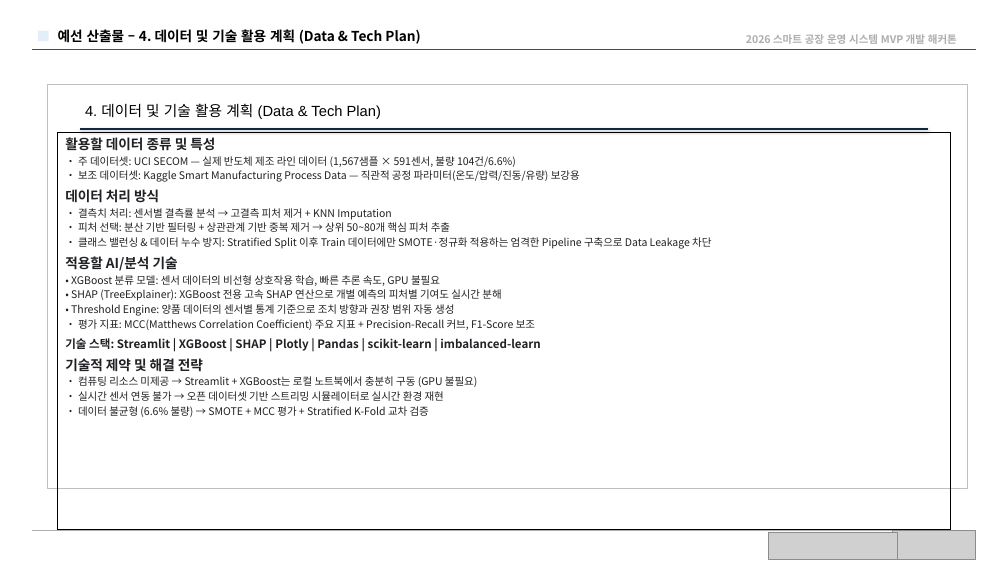
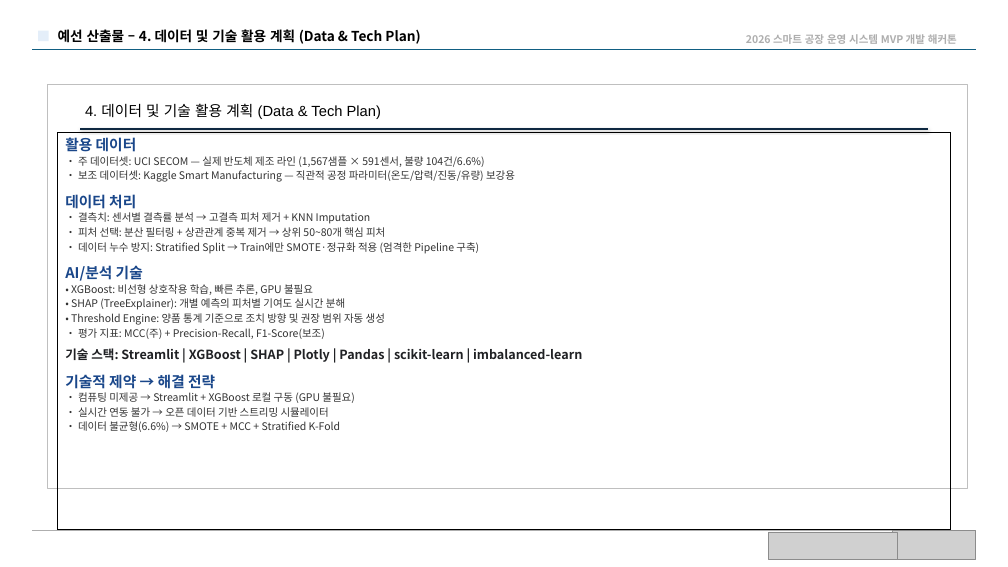
Before and after one commit to Dacon-Organization/qualitylens, a slide deck: slide 5 of QualityLens_기획서.pptx. Drawn at 1008x567 pixels with LibreOffice and Linux fonts; fonts in the diff are those of the drawing; grey boxes stand for pictures. Boxes give left, top, right and bottom in pixels: in the first picture for what was removed or moved away, otherwise in the second. Text is boxed around its words. In the diff, an @@ line names an element or a change of style, - is before the commit and + after.

```diff
--- a/QualityLens_기획서.pptx
+++ b/QualityLens_기획서.pptx
@@ text in rectangle at bbox=[65, 137, 515, 339]: text changed; text colour #202124 to #333333 @@
-활용할 데이터 종류 및 특성
-• 주 데이터셋: UCI SECOM — 실제 반도체 제조 라인 데이터 (1,567샘플 × 591센서, 불량 104건/6.6%)
-• 보조 데이터셋: Kaggle Smart Manufacturing Process Data — 직관적 공정 파라미터(온도/압력/진동/유량) 보강용
-데이터 처리 방식
-• 결측치 처리: 센서별 결측률 분석 → 고결측 피처 제거 + KNN Imputation
-• 피처 선택: 분산 기반 필터링 + 상관관계 기반 중복 제거 → 상위 50~80개 핵심 피처 추출
-• 클래스 밸런싱 & 데이터 누수 방지: Stratified Split 이후 Train 데이터에만 SMOTE·정규화 적용하는 엄격한 Pipeline 구축으로 Data Leakage 차단
-적용할 AI/분석 기술
-• XGBoost 분류 모델: 센서 데이터의 비선형 상호작용 학습, 빠른 추론 속도, GPU 불필요
-• SHAP (TreeExplainer): XGBoost 전용 고속 SHAP 연산으로 개별 예측의 피처별 기여도 실시간 분해
-• Threshold Engine: 양품 데이터의 센서별 통계 기준으로 조치 방향과 권장 범위 자동 생성
-• 평가 지표: MCC(Matthews Correlation Coefficient) 주요 지표 + Precision-Recall 커브, F1-Score 보조
+활용 데이터
+• 주 데이터셋: UCI SECOM — 실제 반도체 제조 라인 (1,567샘플 × 591센서, 불량 104건/6.6%)
+• 보조 데이터셋: Kaggle Smart Manufacturing — 직관적 공정 파라미터(온도/압력/진동/유량) 보강용
+데이터 처리
+• 결측치: 센서별 결측률 분석 → 고결측 피처 제거 + KNN Imputation
+• 피처 선택: 분산 필터링 + 상관관계 중복 제거 → 상위 50~80개 핵심 피처
+• 데이터 누수 방지: Stratified Split → Train에만 SMOTE·정규화 적용 (엄격한 Pipeline 구축)
+AI/분석 기술
+• XGBoost: 비선형 상호작용 학습, 빠른 추론, GPU 불필요
+• SHAP (TreeExplainer): 개별 예측의 피처별 기여도 실시간 분해
+• Threshold Engine: 양품 통계 기준으로 조치 방향 및 권장 범위 자동 생성
+• 평가 지표: MCC(주) + Precision-Recall, F1-Score(보조)
@@ text in rectangle at bbox=[65, 348, 582, 362]: size 11 to 12 pt in "기술 스택: Streamlit | XGBoost | SHAP ..."; more space between paragraphs @@
@@ text in rectangle at bbox=[65, 374, 354, 432]: text changed; text colour #202124 to #333333 @@
-기술적 제약 및 해결 전략
-• 컴퓨팅 리소스 미제공 → Streamlit + XGBoost는 로컬 노트북에서 충분히 구동 (GPU 불필요)
-• 실시간 센서 연동 불가 → 오픈 데이터셋 기반 스트리밍 시뮬레이터로 실시간 환경 재현
-• 데이터 불균형 (6.6% 불량) → SMOTE + MCC 평가 + Stratified K-Fold 교차 검증
+기술적 제약 → 해결 전략
+• 컴퓨팅 미제공 → Streamlit + XGBoost 로컬 구동 (GPU 불필요)
+• 실시간 연동 불가 → 오픈 데이터 기반 스트리밍 시뮬레이터
+• 데이터 불균형(6.6%) → SMOTE + MCC + Stratified K-Fold
```
Also in this commit, not shown: 6 other slides changed, 11 other files.
